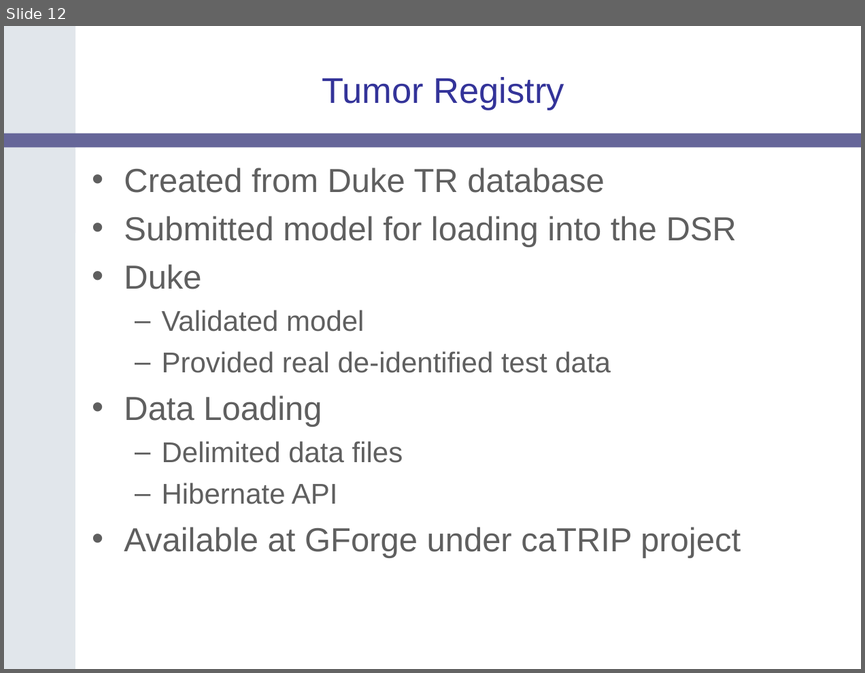
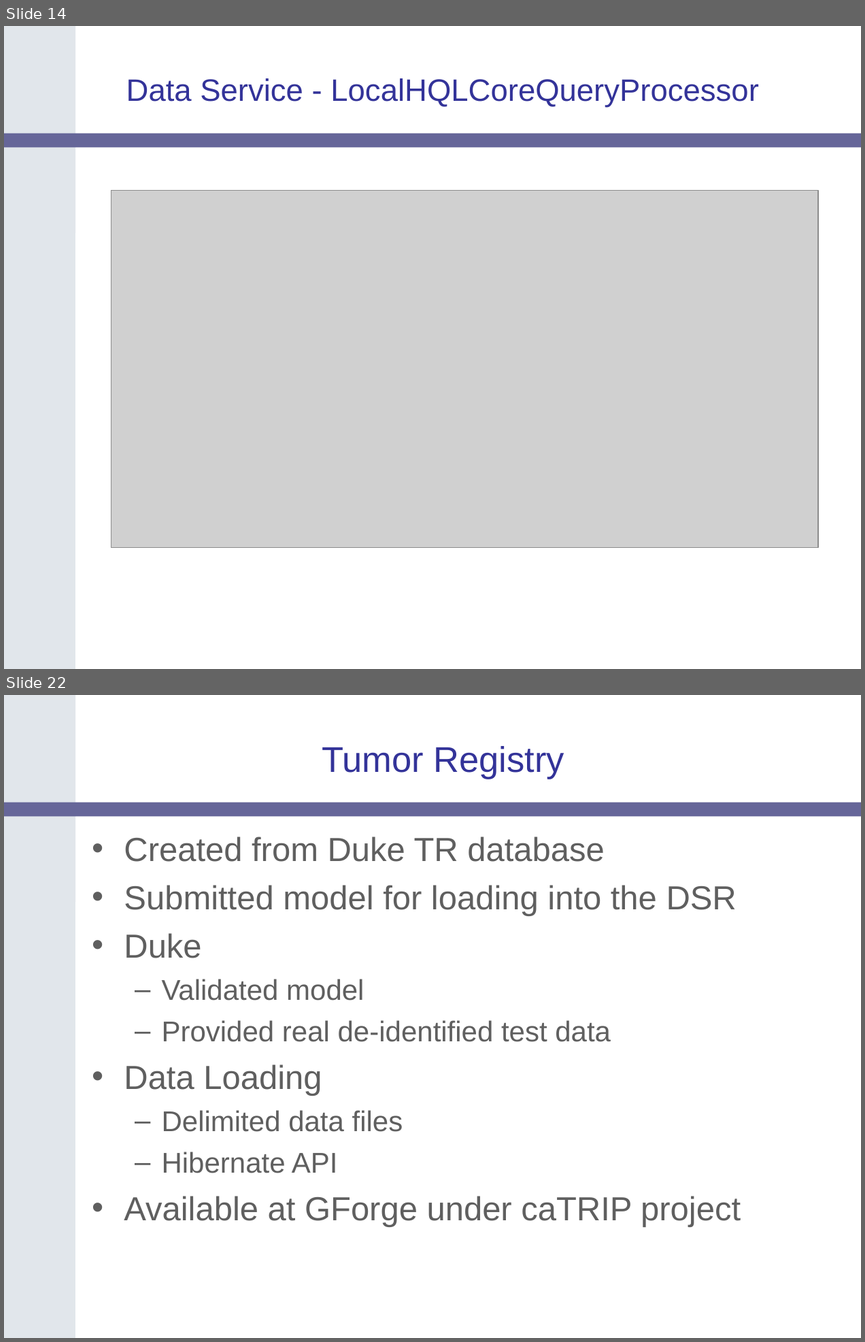
Before and after one commit to NCIP/catrip, a slide deck: catrip/documentation/presentations/catrip_beta_demo_2006_11_01/catrip_demo_2006_11_01.ppt. Shown one above the other, each under a label of ours: slide 12 before the commit, slides 14 and 22 after it; the slides between them are not shown. The pictures are 865x673 and 865x1342 pixels, drawn with LibreOffice and Linux fonts; fonts in the diff are those of the drawing; grey boxes stand for pictures; background and template pictures are left out. Boxes give left, top, right and bottom in pixels: in the first picture for what was removed or moved away, otherwise in the second. Text is boxed around its words. In the diff, an @@ line names an element or a change of style, - is before the commit and + after.

Commit message:
added caTRIP Architecture - Data Service and FQE/DCQL
SVN-Revision: 1098

```diff
--- a/catrip/documentation/presentations/catrip_beta_demo_2006_11_01/catrip_demo_2006_11_01.ppt
+++ b/catrip/documentation/presentations/catrip_beta_demo_2006_11_01/catrip_demo_2006_11_01.ppt
@@ slide 14 added at [4,26,861,669], background #FFFFFF; not listed: 2 template elements that a slide beside it also shows @@
@@ title added at [126,78,759,107], 26 pt, text #333399 @@
+Data Service - LocalHQLCoreQueryProcessor
@@ picture added at [111,191,818,548] @@
@@ what was slide 12 is now slide 22 @@
```
Also in this commit, not shown: 9 other slides added.
